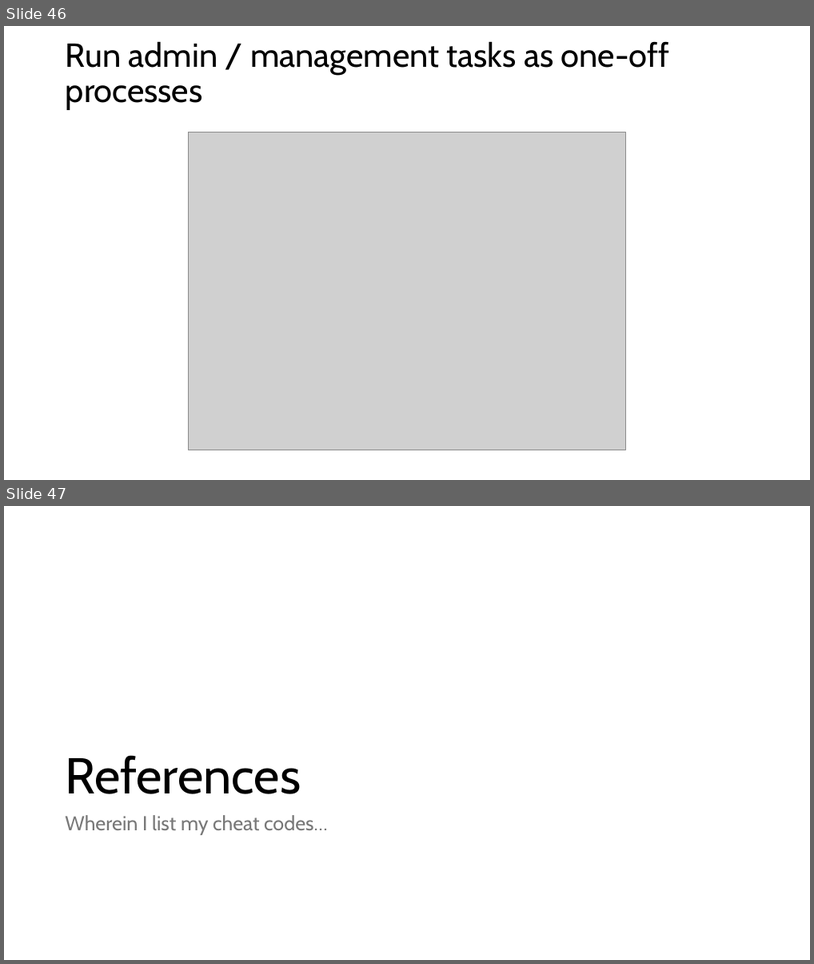
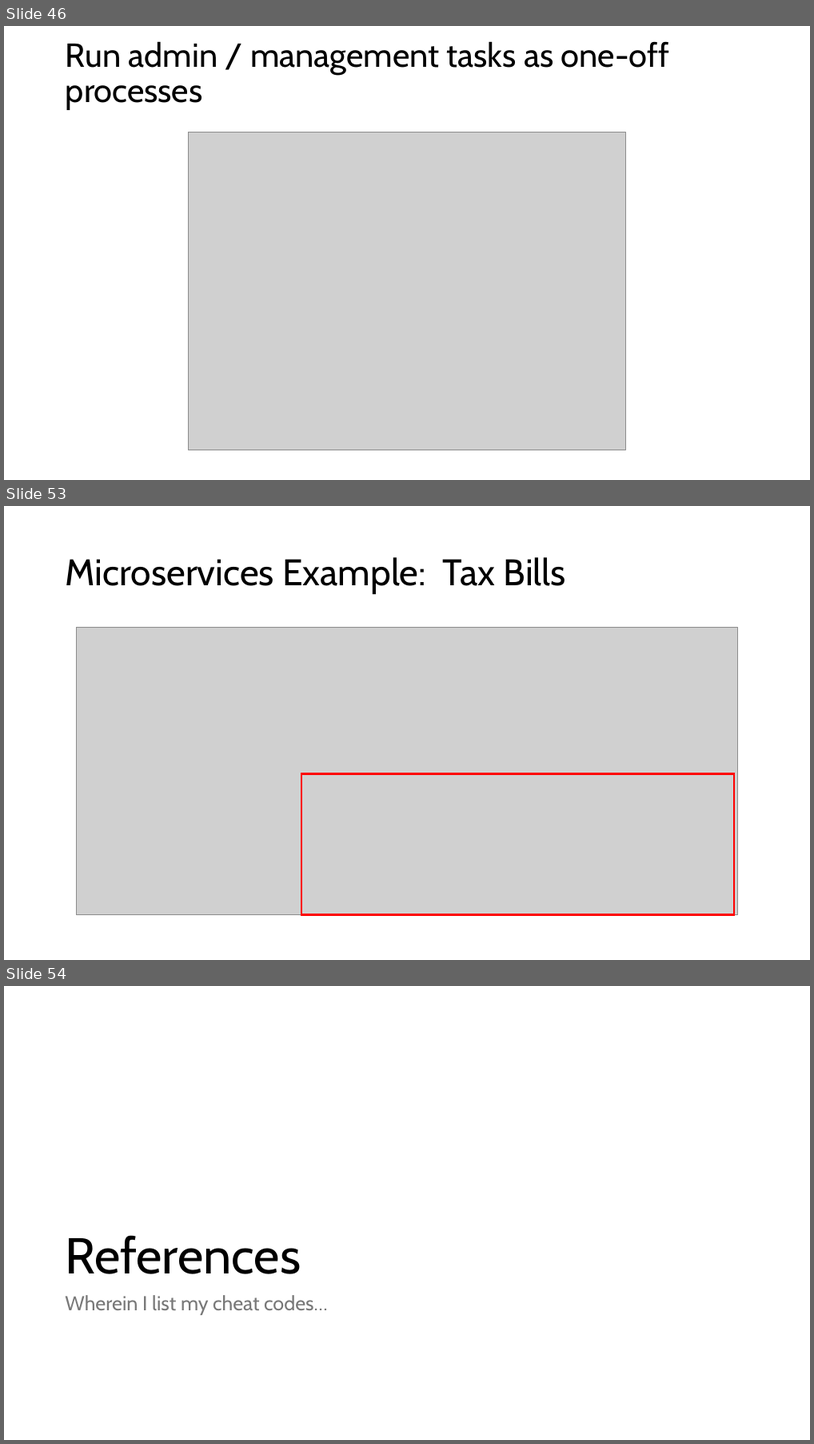
Before and after one commit to ericburcham/cloud-patterns-and-practices, a slide deck: Presentation.pptx. Shown one above the other, each under a label of ours: slides 46 and 47 before the commit, slides 46, 53 and 54 after it; the slides between them are not shown. The pictures are 814x964 and 814x1444 pixels, drawn with LibreOffice and Linux fonts; fonts in the diff are those of the drawing; grey boxes stand for pictures. Boxes give left, top, right and bottom in pixels: in the first picture for what was removed or moved away, otherwise in the second. Text is boxed around its words. In the diff, an @@ line names an element or a change of style, - is before the commit and + after.

Commit message:
add microservices slides

```diff
--- a/Presentation.pptx
+++ b/Presentation.pptx
@@ slide 53 added at bbox=[4, 506, 810, 960], background #FFFFFF @@
@@ title added at bbox=[66, 557, 566, 594], 44 pt, text #000000 @@
+Microservices Example: Tax Bills
@@ picture added at bbox=[77, 627, 738, 915] @@
@@ rectangle added at bbox=[302, 773, 734, 914], outline #FF0000 2.25 pt @@
@@ what was slide 47 is now slide 54 @@
```
Also in this commit, not shown: 1 slide changed, 6 other slides added, 1 other file.
